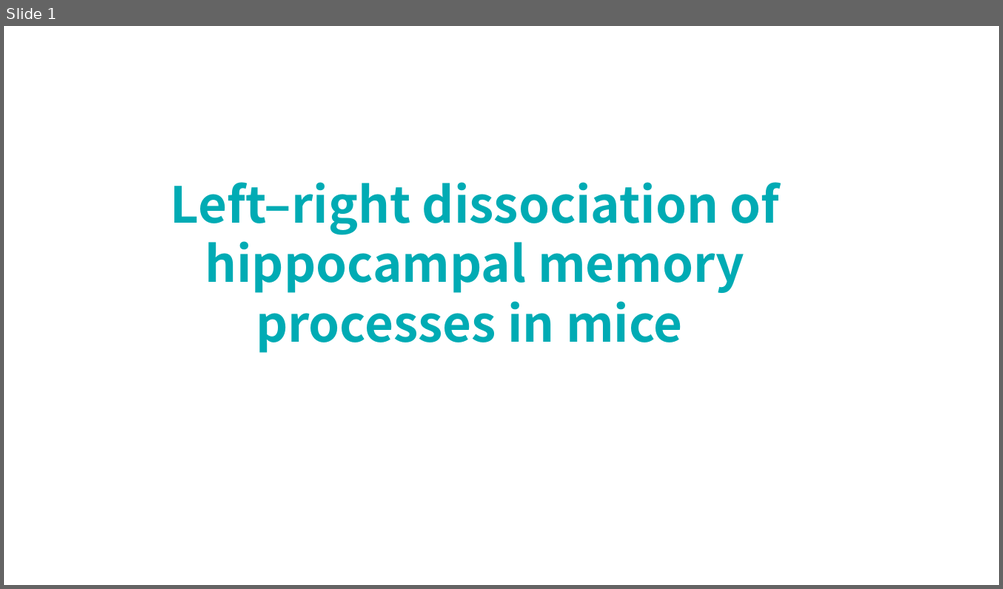
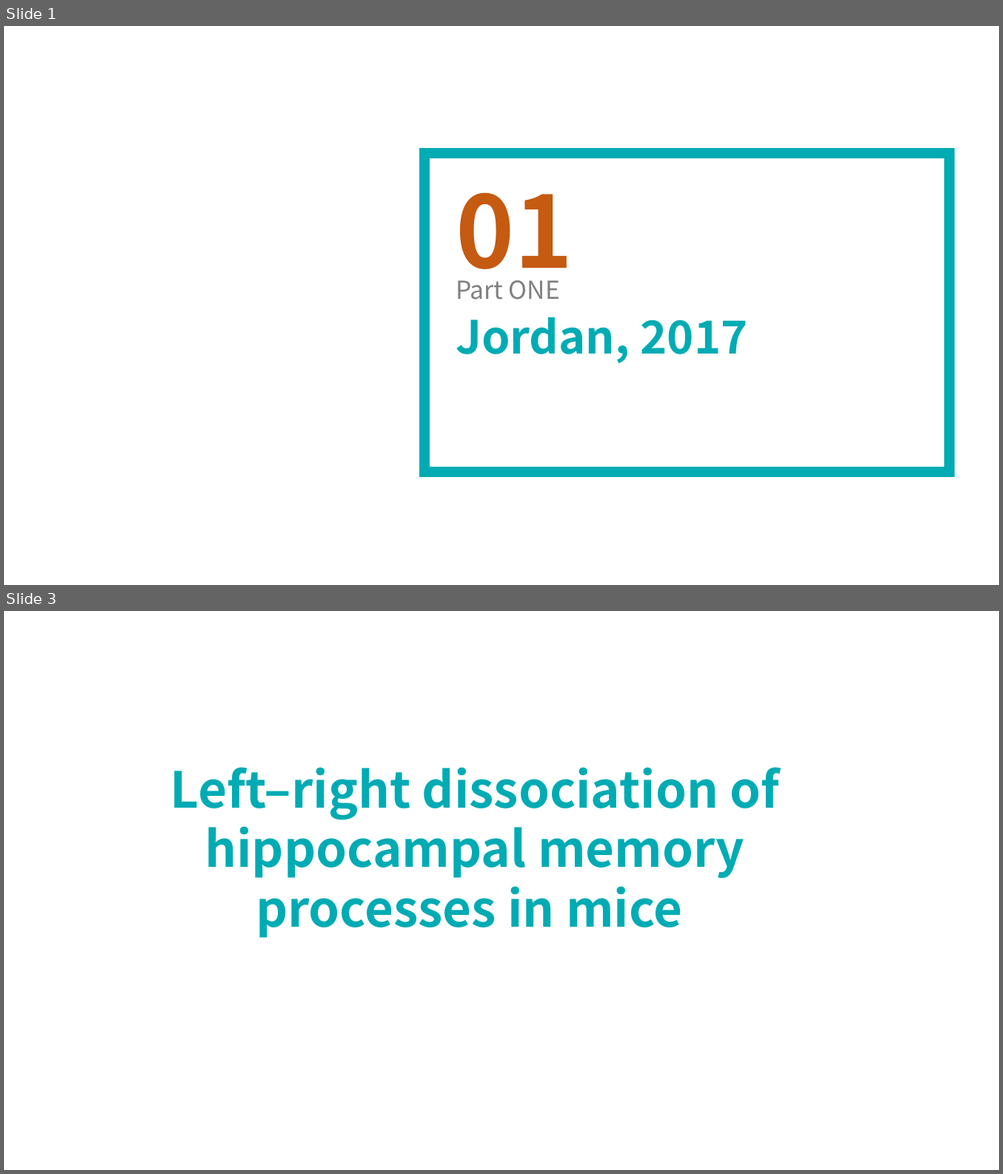
Before and after one commit to lsyoath/sheepy, a slide deck: Event/Lateralization.pptx. Shown one above the other, each under a label of ours: slide 1 before the commit, slides 1 and 3 after it; the slides between them are not shown. The pictures are 1003x589 and 1003x1174 pixels, drawn with LibreOffice and Linux fonts; fonts in the diff are those of the drawing. Boxes give left, top, right and bottom in pixels: in the first picture for what was removed or moved away, otherwise in the second. Text is boxed around its words. In the diff, an @@ line names an element or a change of style, - is before the commit and + after.

```diff
--- a/Event/Lateralization.pptx
+++ b/Event/Lateralization.pptx
@@ slide 1 added at <box>4,26,999,585</box>, background #FFFFFF @@
@@ rectangle added at <box>425,153,949,473</box>, outline #00ABB4 10 pt @@
@@ text added at <box>455,192,573,293</box>, 96 pt, text #C55A11, bold @@
+01
@@ text added at <box>455,281,560,300</box>, 24 pt, text #808080 @@
+Part ONE
@@ text added at <box>455,318,747,363</box>, 44 pt, text #00ABB4, bold @@
+Jordan, 2017
@@ what was slide 1 is now slide 3 @@
```
Also in this commit, not shown: 4 other slides added, 1 slide removed, 8 other files.
